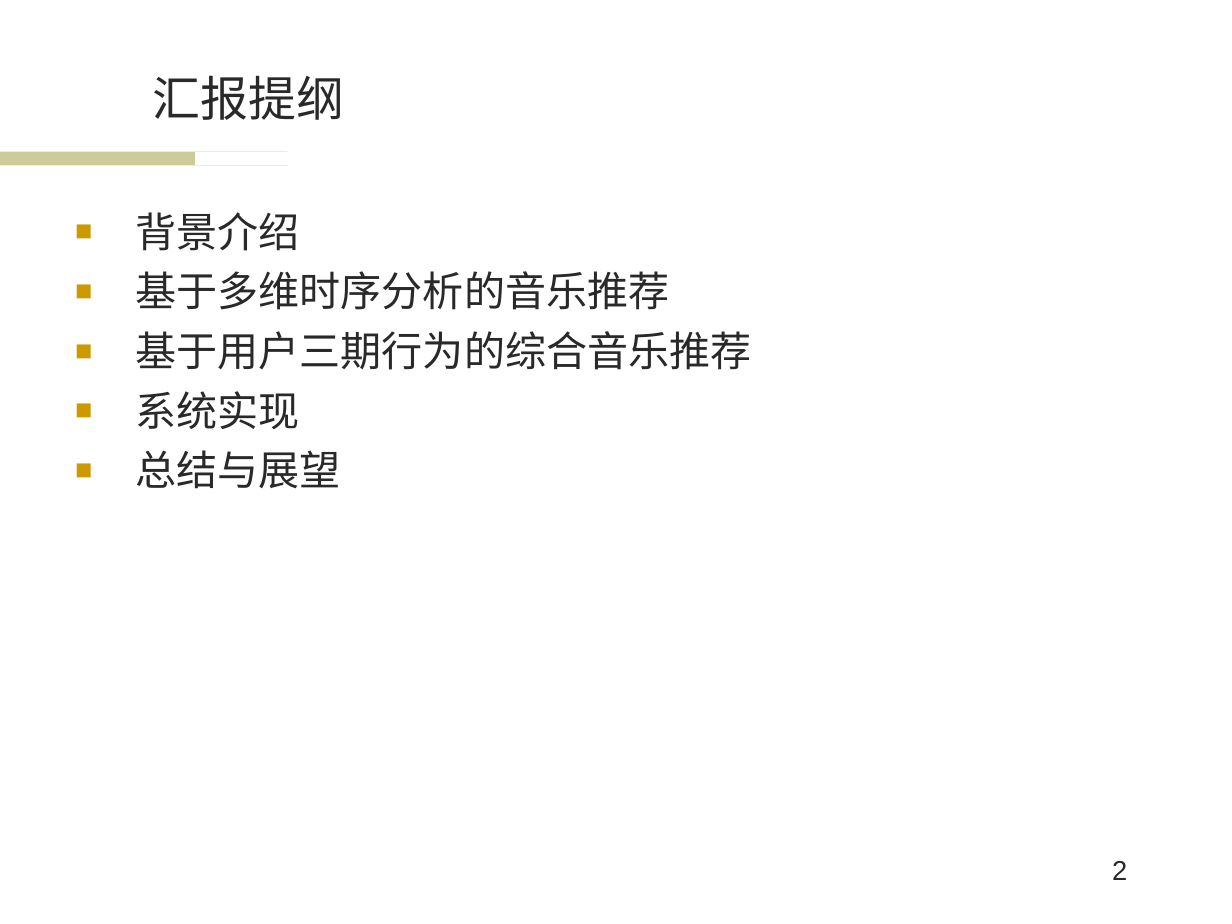
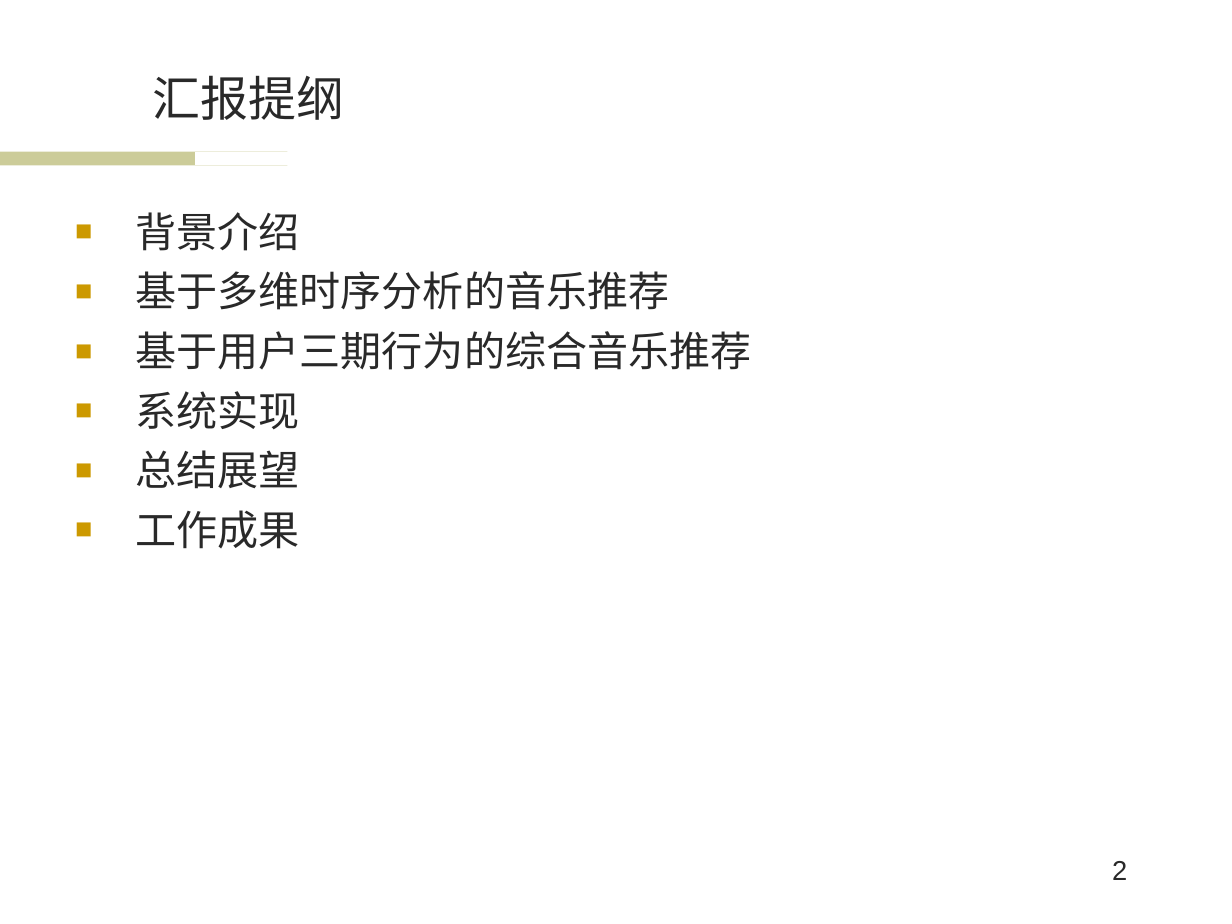
Before and after one commit to wwssttt/NJUThesis, a slide deck: slide 2 of ppt/一种基于时间序列分析的个性化音乐推荐系统及其实现.ppt. Drawn at 1232x924 pixels with LibreOffice and Linux fonts; fonts in the diff are those of the drawing; background and template pictures are left out. Boxes give left, top, right and bottom in pixels: in the first picture for what was removed or moved away, otherwise in the second. Text is boxed around its words. In the diff, an @@ line names an element or a change of style, - is before the commit and + after.

```diff
--- a/ppt/一种基于时间序列分析的个性化音乐推荐系统及其实现.ppt
+++ b/ppt/一种基于时间序列分析的个性化音乐推荐系统及其实现.ppt
@@ text at (136, 450, 300, 549): text changed @@
-■ 总结与展望
+■ 总结展望
+■ 工作成果
```
Also in this commit, not shown: 1 other slide changed, 1 slide added.
